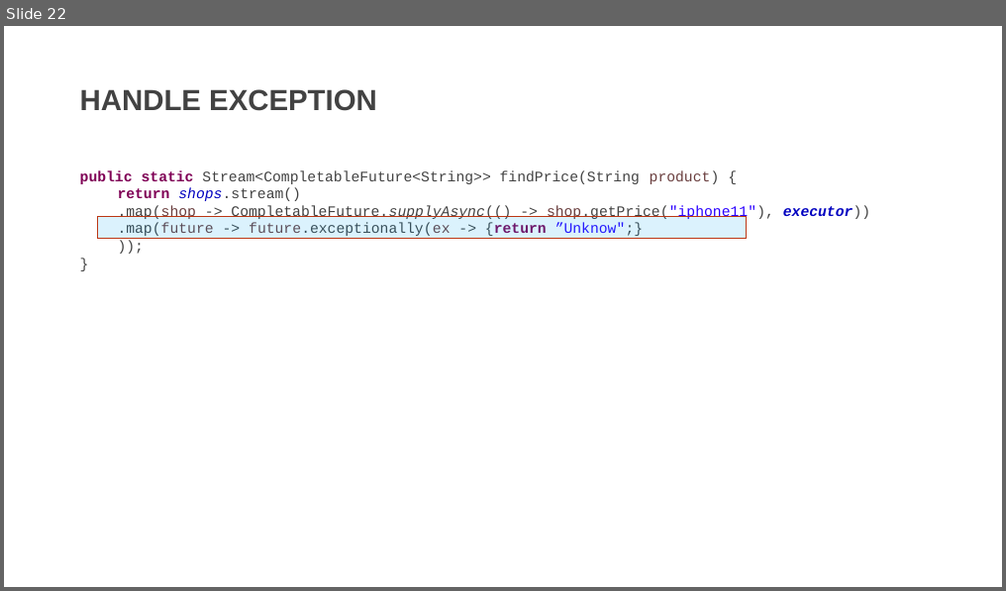
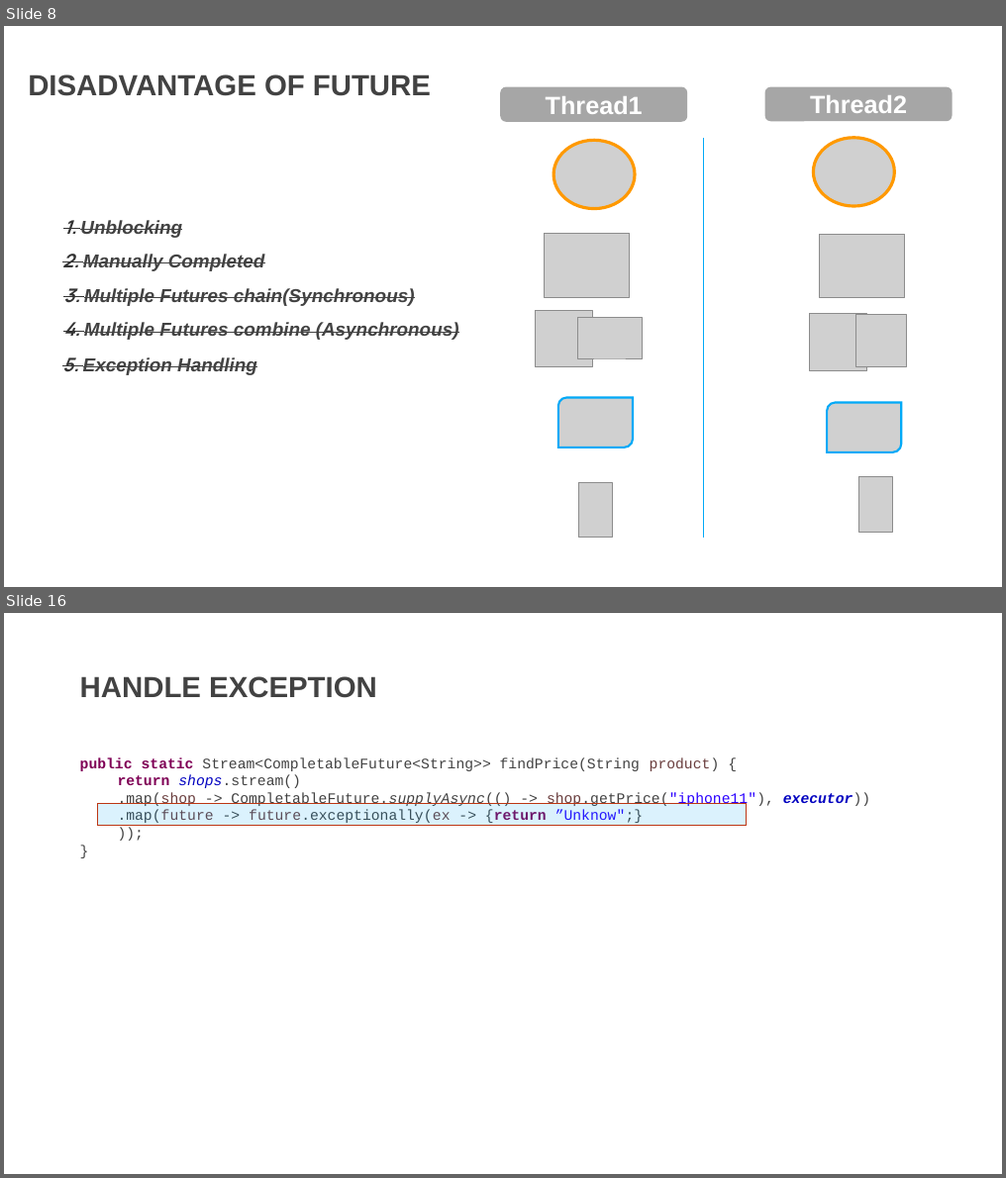
Before and after one commit to DevDay2019-AxonActive/DevDay2019---Advanced-Java, a slide deck: presentations/java_future.pptx. Shown one above the other, each under a label of ours: slide 22 before the commit, slides 8 and 16 after it; the slides between them are not shown. The pictures are 1006x591 and 1006x1178 pixels, drawn with LibreOffice and Linux fonts; fonts in the diff are those of the drawing; grey boxes stand for pictures; background and template pictures are left out. Boxes give left, top, right and bottom in pixels: in the first picture for what was removed or moved away, otherwise in the second. Text is boxed around its words. In the diff, an @@ line names an element or a change of style, - is before the commit and + after.

```diff
--- a/presentations/java_future.pptx
+++ b/presentations/java_future.pptx
@@ slide 8 added at bbox=[4, 26, 1002, 587], background picture (left out) @@
@@ text added at bbox=[28, 75, 431, 96], 28 pt, text #424242, bold @@
+DISADVANTAGE OF FUTURE
@@ rounded rectangle added at bbox=[500, 86, 687, 122], fill #212121 at 40% opacity, 24 pt, text #FFFFFF, bold @@
+Thread1
@@ rounded rectangle added at bbox=[765, 86, 952, 121], fill #212121 at 40% opacity, 24 pt, text #FFFFFF, bold @@
+Thread2
@@ picture added at bbox=[553, 141, 635, 209] @@
@@ line added from (703, 138) to (703, 538), #02A9F7 0.5 pt @@
@@ picture added at bbox=[813, 138, 894, 206] @@
@@ text added at bbox=[63, 220, 182, 238], 18 pt, text #424242, bold, italic, strikethrough @@
+1. Unblocking
@@ picture added at bbox=[544, 233, 630, 297] @@
@@ text added at bbox=[62, 254, 265, 272], 18 pt, text #424242, bold, italic, strikethrough @@
+2. Manually Completed
@@ picture added at bbox=[820, 234, 905, 297] @@
@@ text added at bbox=[63, 288, 415, 306], 18 pt, text #424242, bold, italic, strikethrough @@
+3. Multiple Futures chain(Synchronous)
@@ text added at bbox=[63, 322, 459, 340], 18 pt, text #424242, bold, italic, strikethrough @@
+4. Multiple Futures combine (Asynchronous)
@@ picture added at bbox=[536, 310, 592, 368] @@
@@ picture added at bbox=[577, 318, 642, 360] @@
@@ picture added at bbox=[810, 313, 867, 371] @@
@@ picture added at bbox=[856, 314, 906, 368] @@
@@ text added at bbox=[62, 358, 257, 375], 18 pt, text #424242, bold, italic, strikethrough @@
+5. Exception Handling
@@ picture added at bbox=[558, 398, 633, 448] @@
@@ picture added at bbox=[827, 402, 901, 453] @@
@@ picture added at bbox=[578, 483, 613, 538] @@
@@ picture added at bbox=[859, 477, 893, 532] @@
@@ what was slide 22 is now slide 16 @@
```
Also in this commit, not shown: 13 slides changed, 2 other slides added, 9 slides removed.
